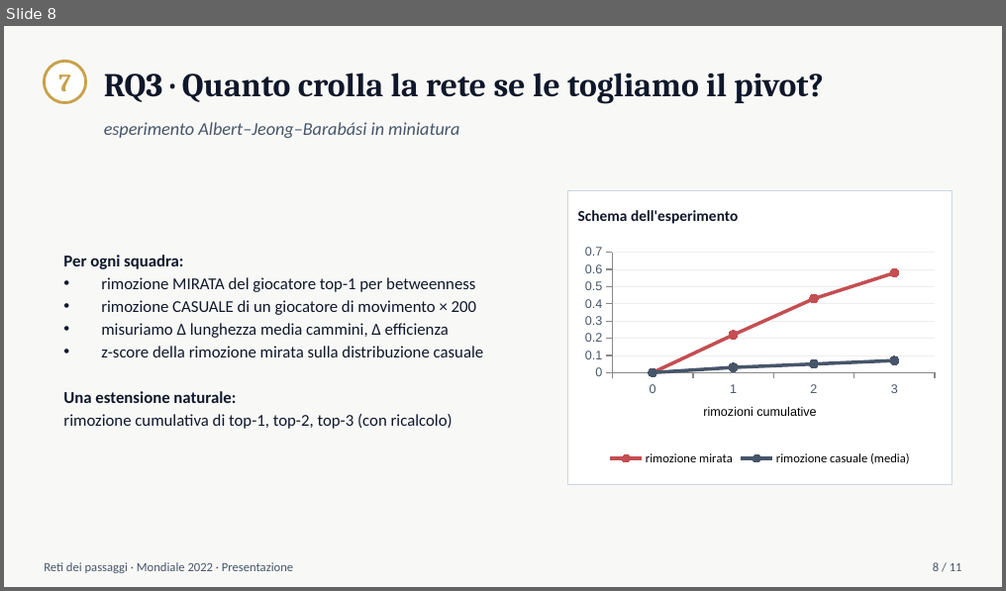
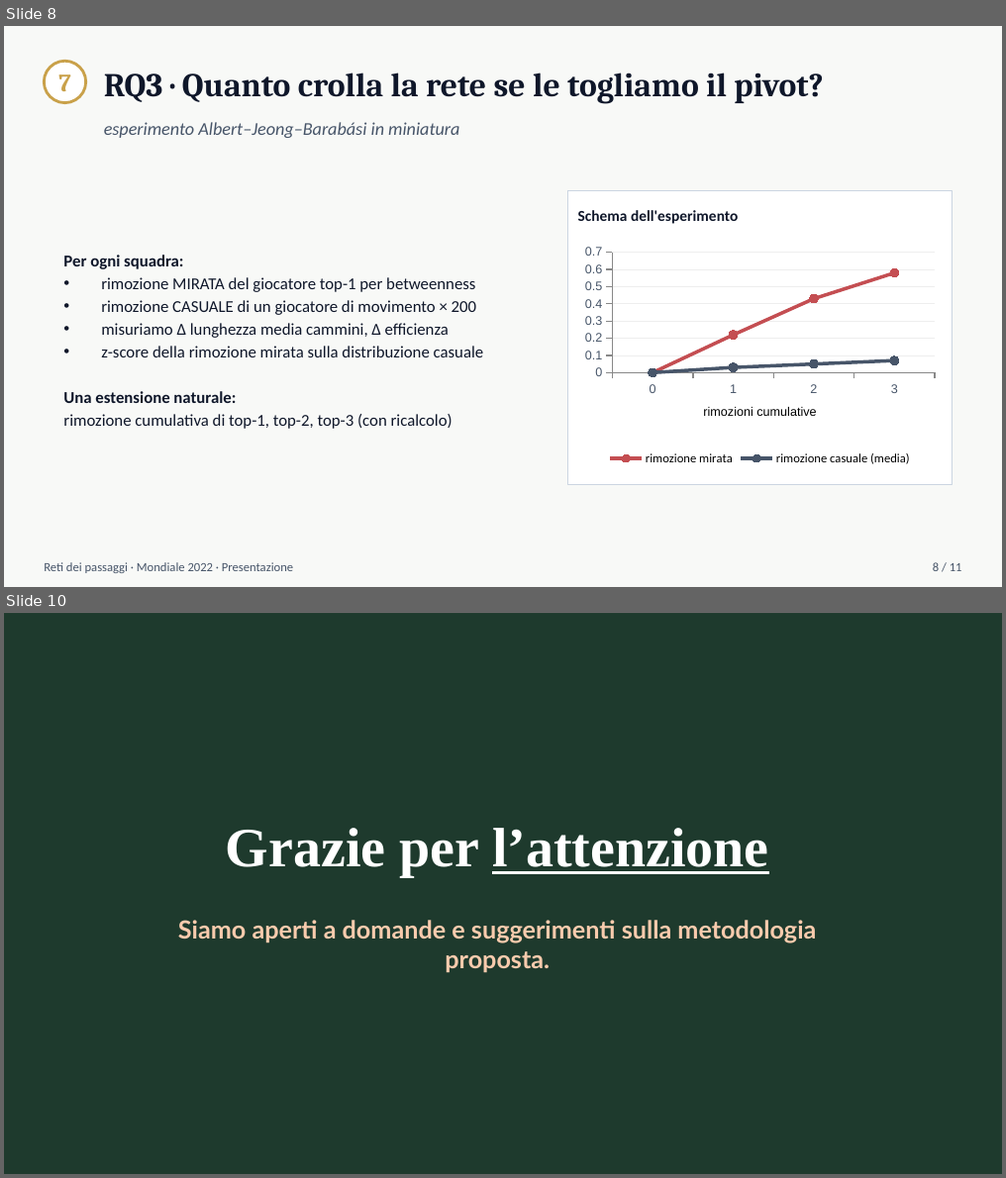
Before and after one commit to Francesco-Bongio/ProgettoAVRC, a slide deck: presentazioneAVRC.pptx. Shown one above the other, each under a label of ours: slide 8 before the commit, slides 8 and 10 after it; the slides between them are not shown. The pictures are 1006x591 and 1006x1178 pixels, drawn with LibreOffice and Linux fonts; fonts in the diff are those of the drawing. Boxes give left, top, right and bottom in pixels: in the first picture for what was removed or moved away, otherwise in the second. Text is boxed around its words. In the diff, an @@ line names an element or a change of style, - is before the commit and + after.

```diff
--- a/presentazioneAVRC.pptx
+++ b/presentazioneAVRC.pptx
@@ slide 10 added at <box>4,613,1002,1174</box>, background #1E3A2D @@
@@ text added at <box>178,828,816,973</box>, 18 pt, text #F8CBAD, bold @@
+Grazie per l’attenzione
+Siamo aperti a domande e suggerimenti sulla metodologia proposta.
```
Also in this commit, not shown: 3 slides changed, 1 slide removed, 3 other files.
